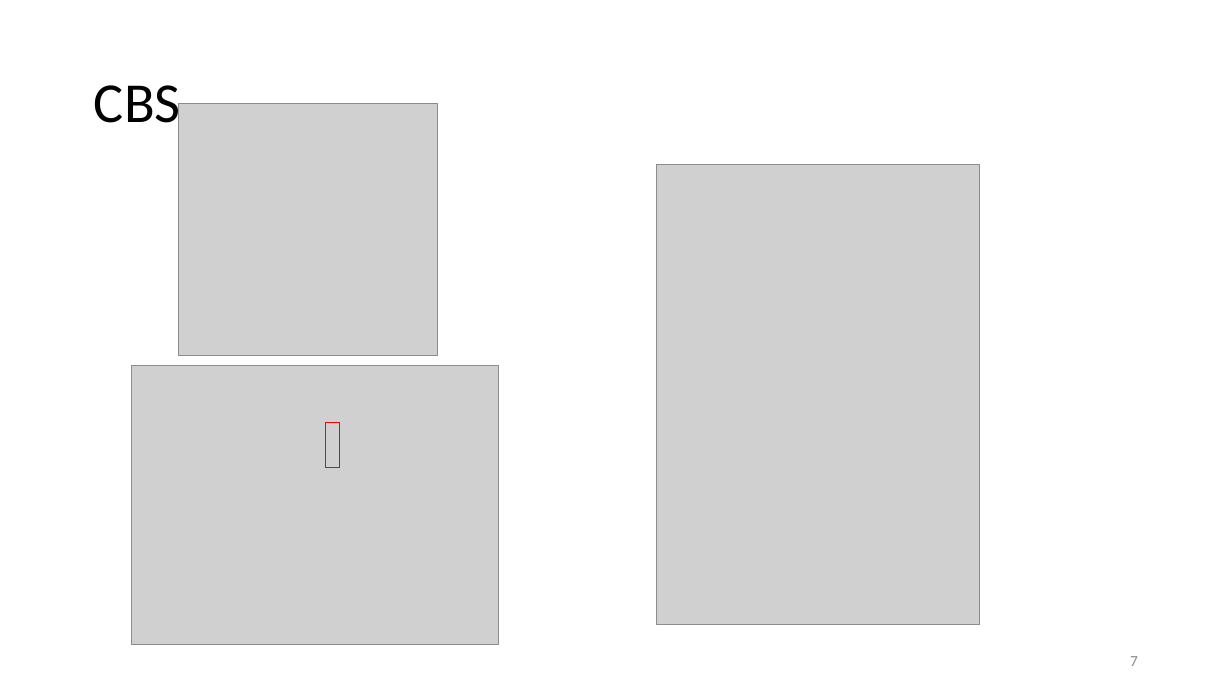
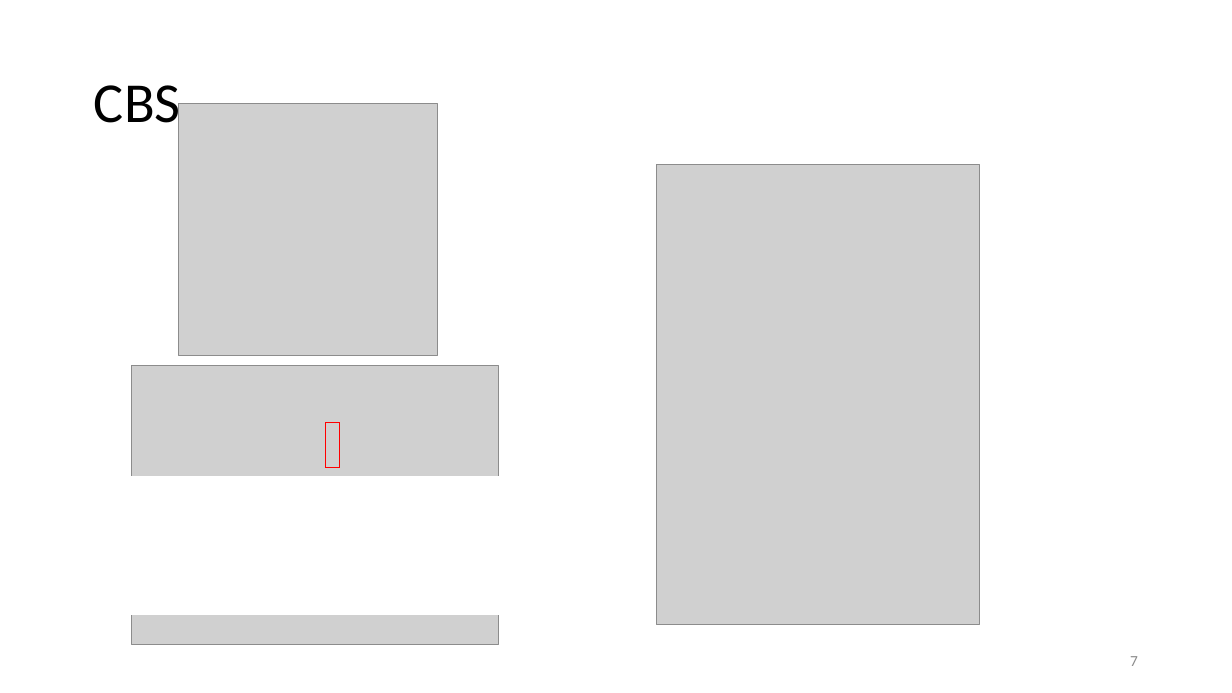
Before and after one commit to DemirDorukDilek/CBS, a slide deck: slide 7 of dahahilipls.pptx. Drawn at 1232x693 pixels with LibreOffice and Linux fonts; fonts in the diff are those of the drawing; grey boxes stand for pictures. Boxes give left, top, right and bottom in pixels: in the first picture for what was removed or moved away, otherwise in the second. Text is boxed around its words. In the diff, an @@ line names an element or a change of style, - is before the commit and + after.

```diff
--- a/dahahilipls.pptx
+++ b/dahahilipls.pptx
@@ rectangle added at box(92, 477, 557, 614), fill #FFFFFF, outline #FFFFFF 1.5 pt @@
```
Also in this commit, not shown: 6 other slides changed.
